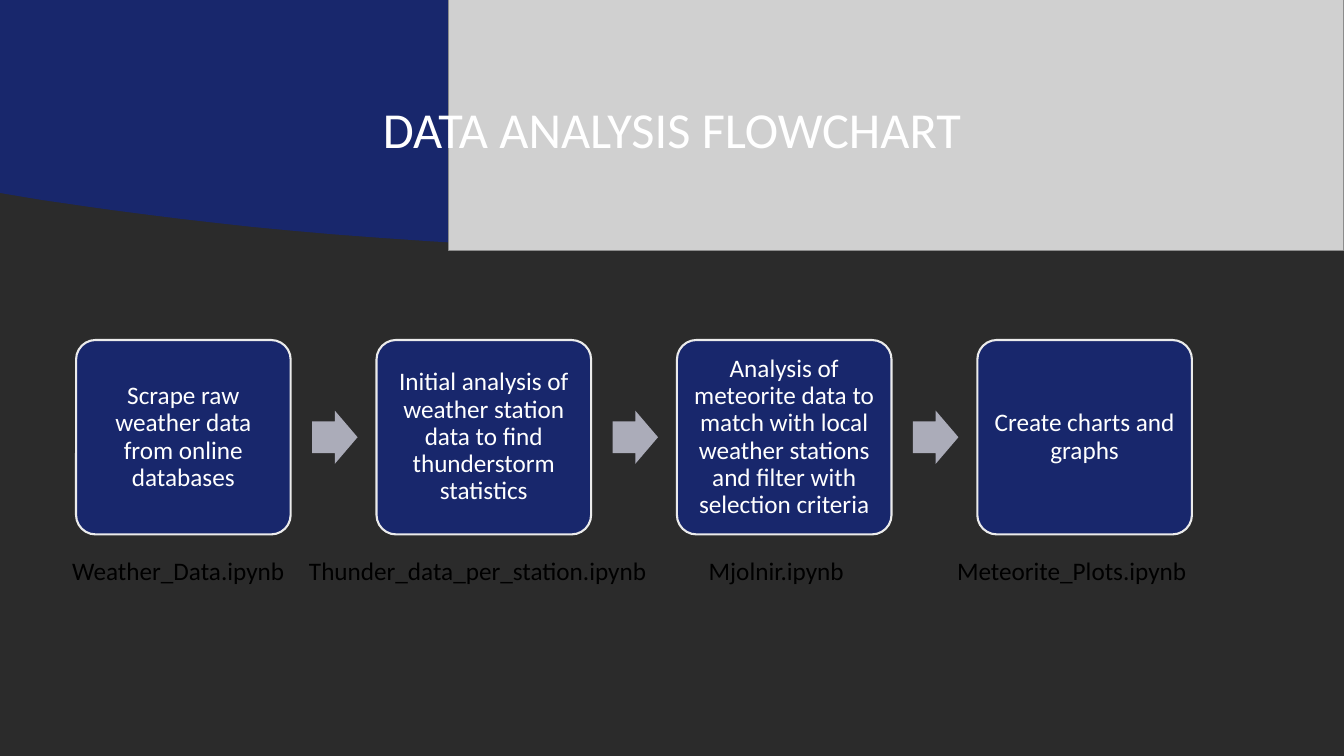
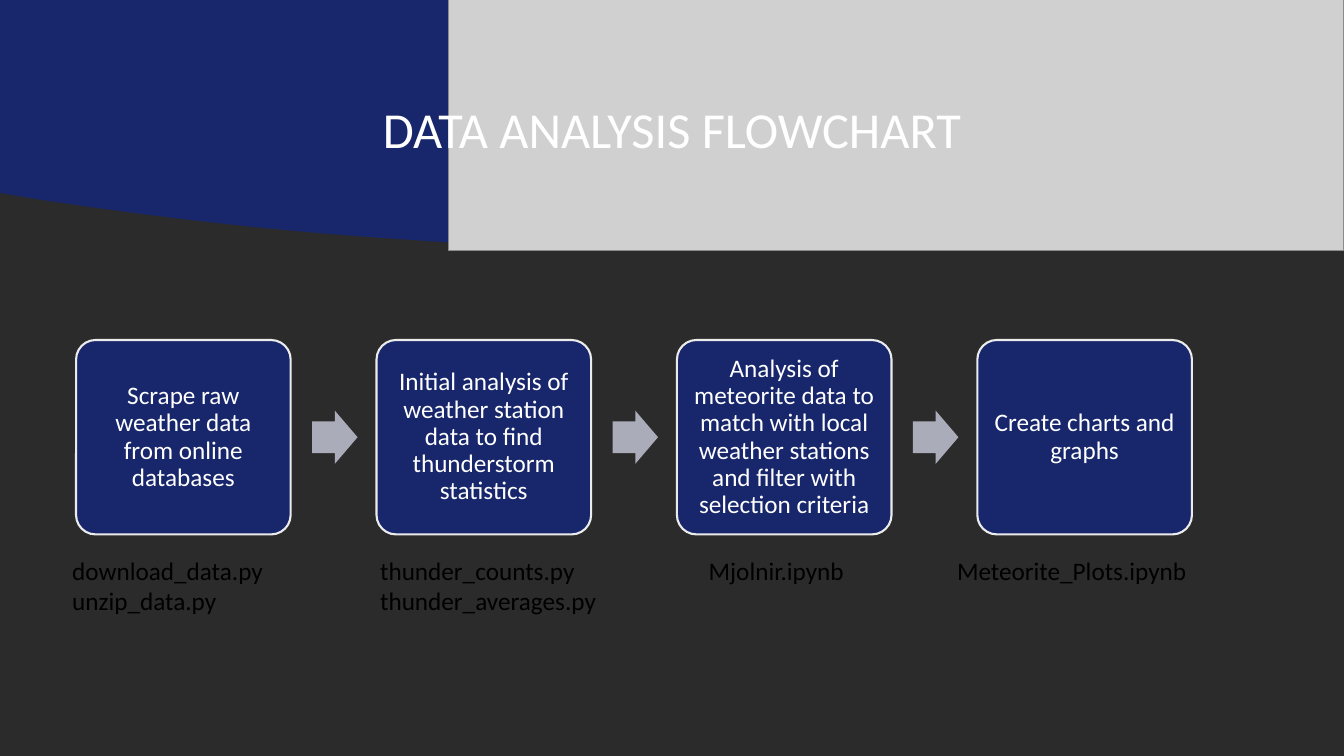
Before and after one commit to Jollyfalcon/Mjolnir, a slide deck: slide 3 of Mjolnir Group Presentation.pptx. Drawn at 1344x756 pixels with LibreOffice and Linux fonts; fonts in the diff are those of the drawing; grey boxes stand for pictures; background and template pictures are left out; a plain dark background stands for a picture behind light text. Boxes give left, top, right and bottom in pixels: in the first picture for what was removed or moved away, otherwise in the second. Text is boxed around its words. In the diff, an @@ line names an element or a change of style, - is before the commit and + after.

Commit message:
replaced thunder analysis scripts with .py and a placeholder .py for average calculations; updates to presentation and README to reflect new scripts

```diff
--- a/Mjolnir Group Presentation.pptx
+++ b/Mjolnir Group Presentation.pptx
@@ text at (72, 563, 263, 614): text changed @@
-Weather_Data.ipynb
+download_data.py
+unzip_data.py
@@ text at (380, 563, 596, 614): text changed @@
-Thunder_data_per_station.ipynb
+thunder_counts.py
+thunder_averages.py
```
Also in this commit, not shown: 1 other slide changed, 8 other files.
